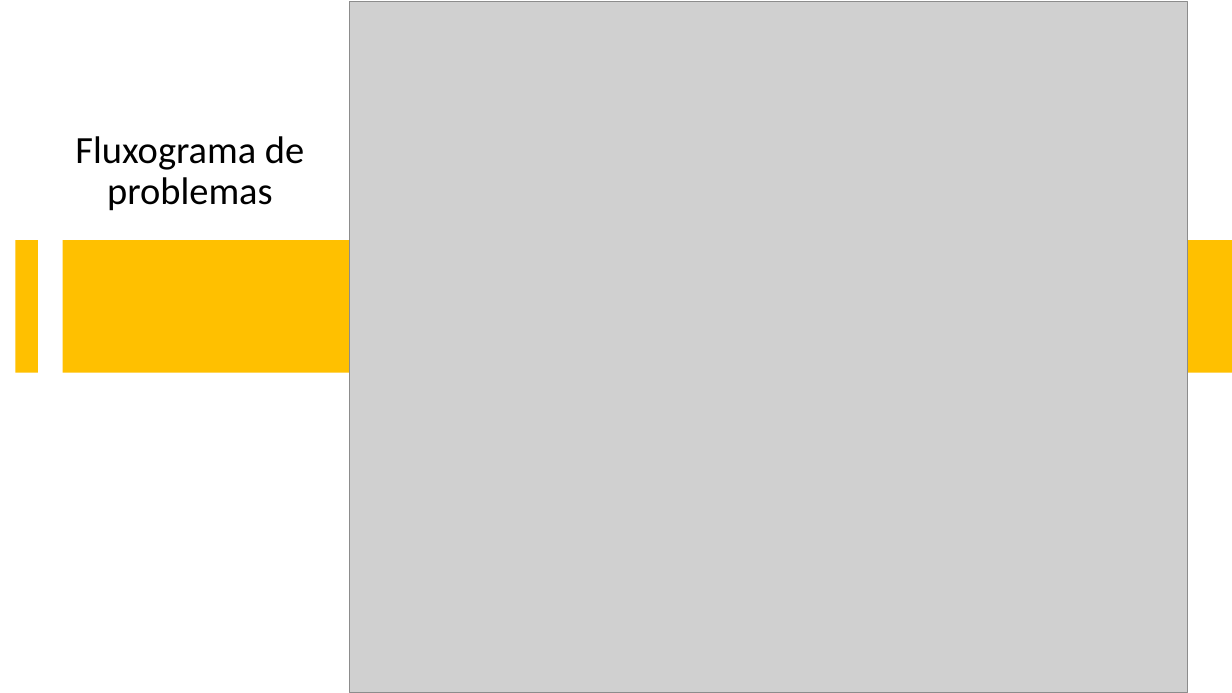
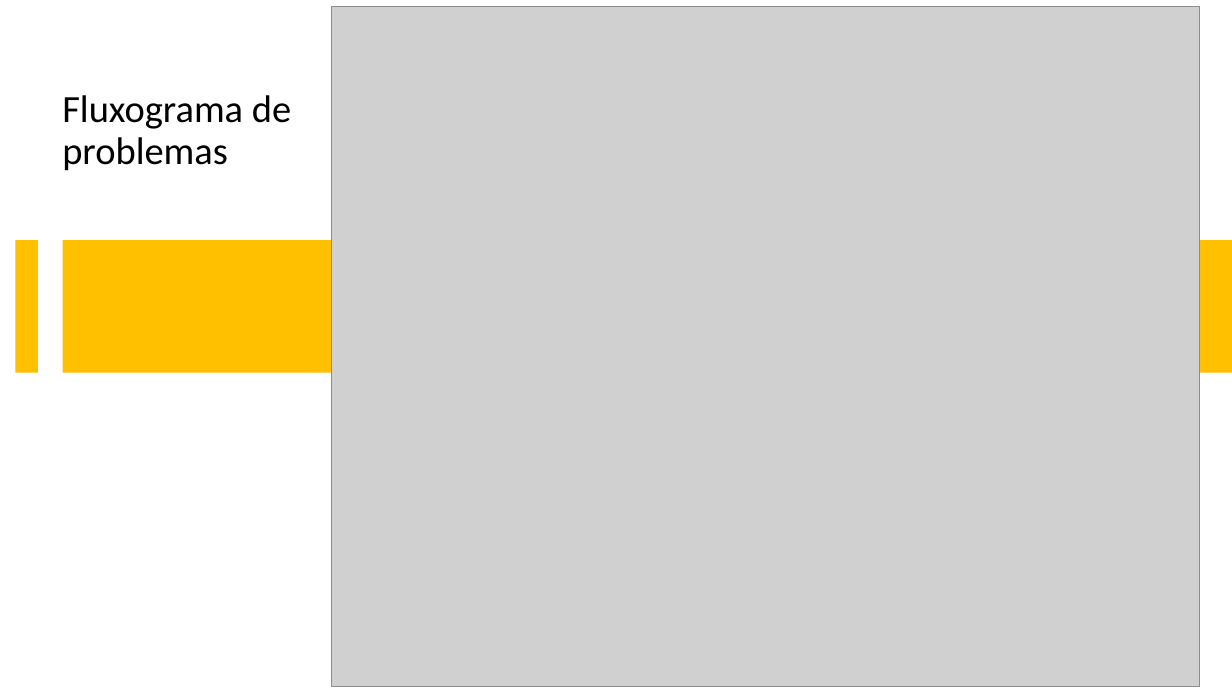
Before and after one commit to EmpresaJet/EmpresaJet, a slide deck: slide 9 of links-externos/Fluxogramas/Fluxogramas_TI_Grupo01.pptx. Drawn at 1232x693 pixels with LibreOffice and Linux fonts; fonts in the diff are those of the drawing; grey boxes stand for pictures. Boxes give left, top, right and bottom in pixels: in the first picture for what was removed or moved away, otherwise in the second. Text is boxed around its words. In the diff, an @@ line names an element or a change of style, - is before the commit and + after.

Commit message:
Nova versão dos fluxogramas e PDF de TI

```diff
--- a/links-externos/Fluxogramas/Fluxogramas_TI_Grupo01.pptx
+++ b/links-externos/Fluxogramas/Fluxogramas_TI_Grupo01.pptx
@@ picture: place and size @@
-picture at box(349, 2, 1188, 693)
+picture at box(332, 6, 1200, 687)
@@ text "Fluxograma de problemas": place and size @@
-text "Fluxograma de problemas" at box(75, 136, 304, 211)
+text "Fluxograma de problemas" at box(62, 95, 291, 171)
@@ text "Fluxograma de problemas" at box(62, 95, 291, 171): alignment centre to left @@
```
Also in this commit, not shown: 10 other slides changed, 1 slide added, 6 other files.
